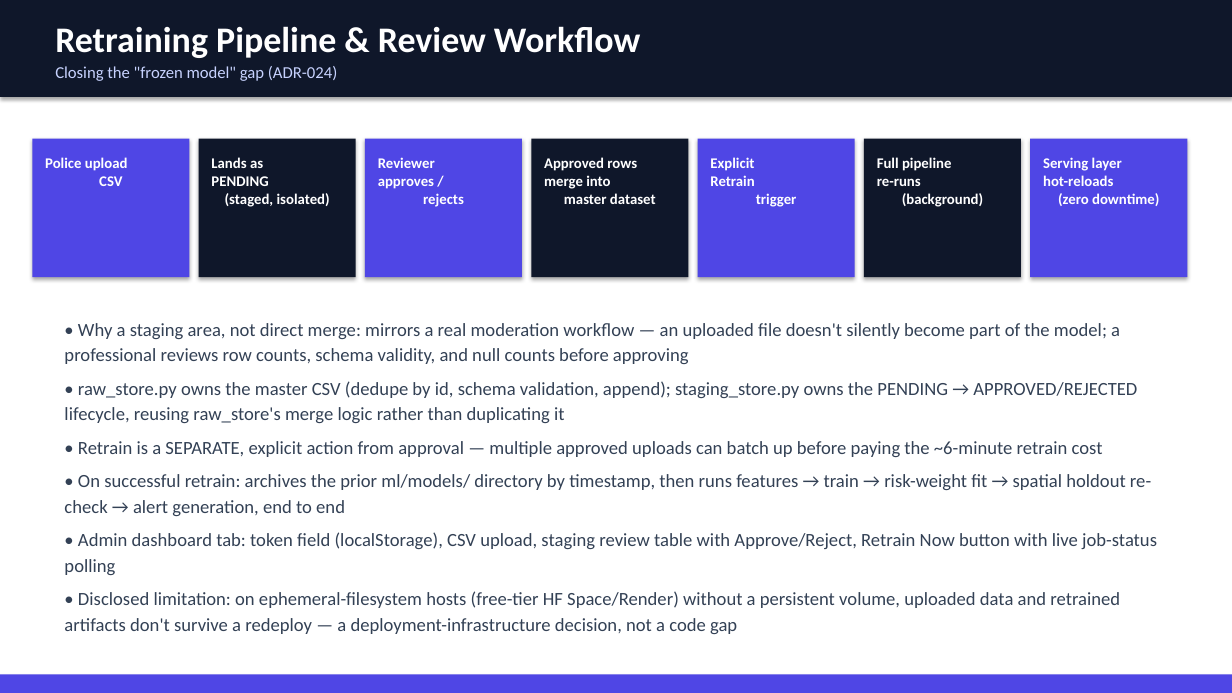
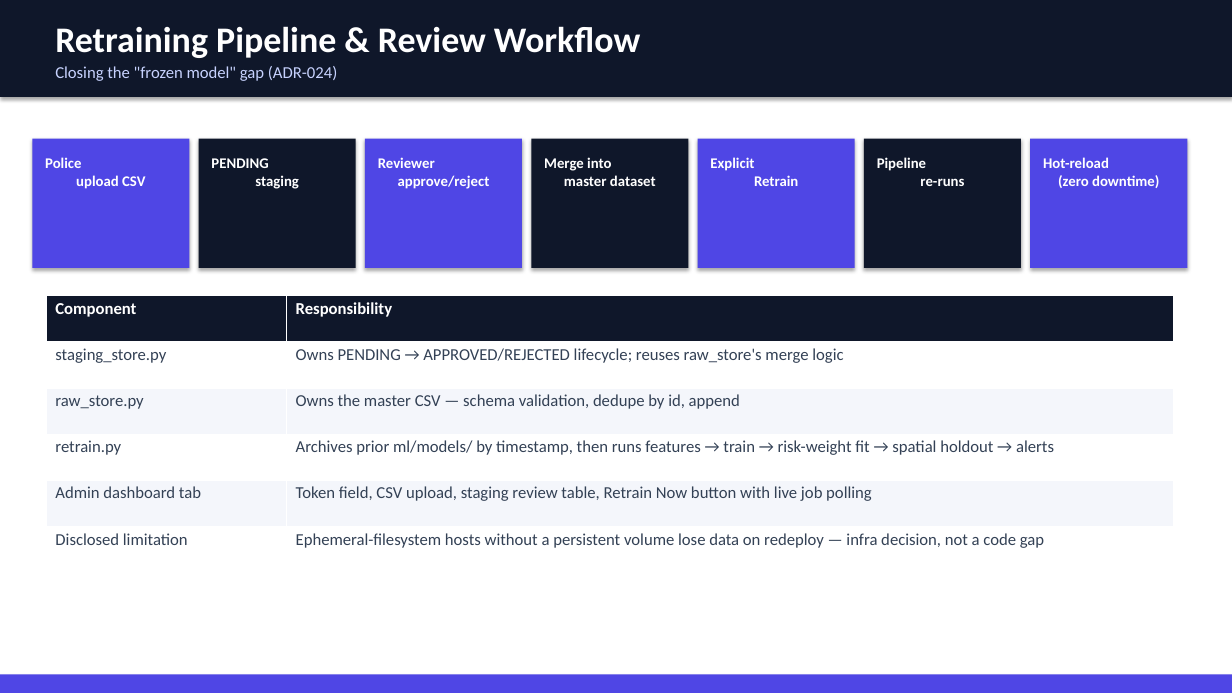
Before and after one commit to Kshitiz0809/Namma_Traffic, a slide deck: slide 9 of slides/Parking_Intelligence_Deck.pptx. Drawn at 1232x693 pixels with LibreOffice and Linux fonts; fonts in the diff are those of the drawing. Boxes give left, top, right and bottom in pixels: in the first picture for what was removed or moved away, otherwise in the second. Text is boxed around its words. In the diff, an @@ line names an element or a change of style, - is before the commit and + after.

Commit message:
Replace dense bullet paragraphs in slide deck with tables and charts
Every slide that was describing numbers in prose now uses a table or a
native PPTX bar/pie chart instead: model comparison table, multi-horizon
bar chart, risk-weight pie chart, spatial holdout drop bar chart,
regularization sweep bar chart, risk-distribution pie chart, schema/
feature/API/limitations tables. Bullet text kept to short one-liners.

```diff
--- a/slides/Parking_Intelligence_Deck.pptx
+++ b/slides/Parking_Intelligence_Deck.pptx
@@ rectangle: place and size @@
-rectangle at <box>32,139,189,277</box>
+rectangle at <box>32,139,189,268</box>
@@ rectangle: place and size @@
-rectangle at <box>199,139,356,277</box>
+rectangle at <box>199,139,356,268</box>
@@ rectangle: place and size @@
-rectangle at <box>365,139,522,277</box>
+rectangle at <box>365,139,522,268</box>
@@ rectangle: place and size @@
-rectangle at <box>531,139,689,277</box>
+rectangle at <box>531,139,689,268</box>
@@ rectangle: place and size @@
-rectangle at <box>698,139,855,277</box>
+rectangle at <box>698,139,855,268</box>
@@ rectangle: place and size @@
-rectangle at <box>864,139,1021,277</box>
+rectangle at <box>864,139,1021,268</box>
@@ rectangle: place and size @@
-rectangle at <box>1031,139,1188,277</box>
+rectangle at <box>1031,139,1188,268</box>
@@ text "Police upload CSV" rewrapped from <box>45,157,128,186</box> to <box>45,157,145,189</box> @@
@@ text at <box>211,158,299,189</box>: text changed @@
-Lands as
-PENDING
-(staged, isolated)
+PENDING
+staging
@@ text at <box>378,157,490,189</box>: text changed @@
-Reviewer
-approves /
-rejects
+Reviewer
+approve/reject
@@ text at <box>544,157,656,186</box>: text changed @@
-Approved rows
-merge into
-master dataset
+Merge into
+master dataset
@@ text at <box>710,157,798,186</box>: text changed @@
-Explicit
-Retrain
-trigger
+Explicit
+Retrain
@@ text at <box>877,157,964,186</box>: text changed @@
-Full pipeline
-re-runs
-(background)
+Pipeline
+re-runs
@@ text at <box>1043,157,1159,188</box>: text changed @@
-Serving layer
-hot-reloads
-(zero downtime)
+Hot-reload
+(zero downtime)
@@ table added at <box>46,296,1174,573</box>, 6 rows, 2 columns @@
+Component | Responsibility
+staging_store.py | Owns PENDING → APPROVED/REJECTED lifecycle; reuses raw_store's merge logic
+raw_store.py | Owns the master CSV — schema validation, dedupe by id, append
+retrain.py | Archives prior ml/models/ by timestamp, then runs features → train → risk-weight fit → spatial holdout → alerts
+Admin dashboard tab | Token field, CSV upload, staging review table, Retrain Now button with live job polling
+Disclosed limitation | Ephemeral-filesystem hosts without a persistent volume lose data on redeploy — infra decision, not a code gap
@@ text removed at <box>64,323,1157,634</box> @@
-• Why a staging area, not direct merge: mirrors a real moderation workflow — an uploaded file doesn't silently become part of the model; a professional reviews row counts, schema validity, and null counts before approving
-• raw_store.py owns the master CSV (dedupe by id, schema validation, append); staging_store.py owns the PENDING → APPROVED/REJECTED lifecycle, reusing raw_store's merge logic rather than duplicating it
-• Retrain is a SEPARATE, explicit action from approval — multiple approved uploads can batch up before paying the ~6-minute retrain cost
-• On successful retrain: archives the prior ml/models/ directory by timestamp, then runs features → train → risk-weight fit → spatial holdout re-check → alert generation, end to end
-• Admin dashboard tab: token field (localStorage), CSV upload, staging review table with Approve/Reject, Retrain Now button with live job-status polling
-• Disclosed limitation: on ephemeral-filesystem hosts (free-tier HF Space/Render) without a persistent volume, uploaded data and retrained artifacts don't survive a redeploy — a deployment-infrastructure decision, not a code gap
```
Also in this commit, not shown: 10 other slides changed, 1 other file.
